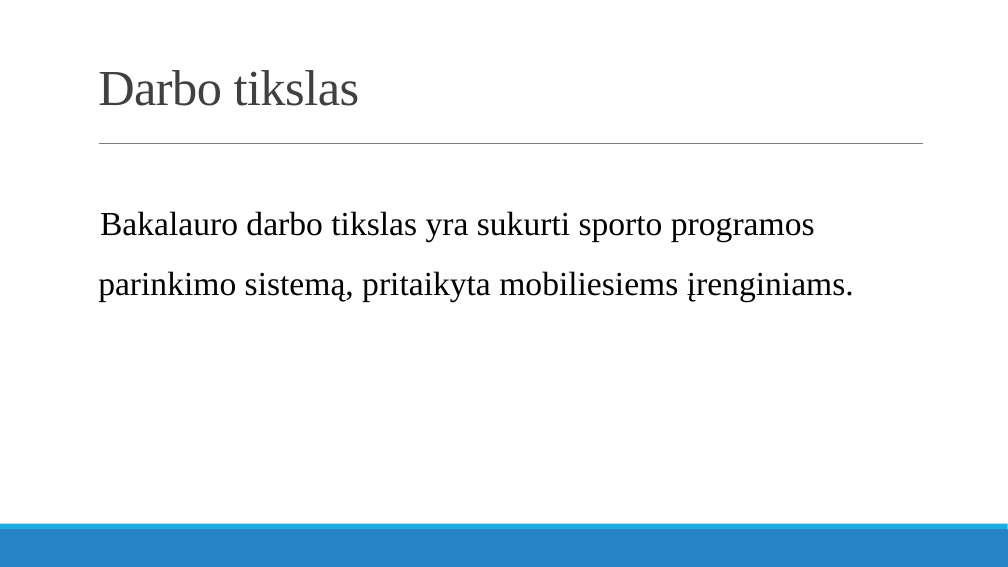
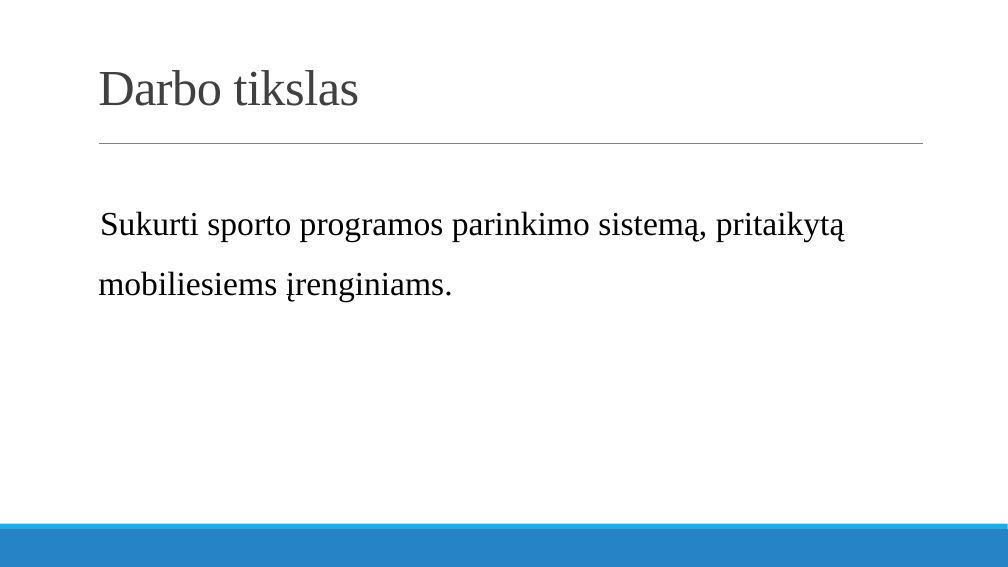
Before and after one commit to Friggid/mif-health, a slide deck: slide 2 of doc/Sporto treniruočių programos parinkimo mobilioji programa.pptx. Drawn at 1008x567 pixels with LibreOffice and Linux fonts; fonts in the diff are those of the drawing. Boxes give left, top, right and bottom in pixels: in the first picture for what was removed or moved away, otherwise in the second. Text is boxed around its words. In the diff, an @@ line names an element or a change of style, - is before the commit and + after.

```diff
--- a/doc/Sporto treniruočių programos parinkimo mobilioji programa.pptx
+++ b/doc/Sporto treniruočių programos parinkimo mobilioji programa.pptx
@@ text at box(98, 211, 845, 302): text changed @@
-  Bakalauro darbo tikslas yra sukurti sporto programos parinkimo sistemą, pritaikyta mobiliesiems įrenginiams.
+  Sukurti sporto programos parinkimo sistemą, pritaikytą mobiliesiems įrenginiams.
```
Also in this commit, not shown: 4 other slides changed, 3 slides added, 4 slides removed, 14 other files.
